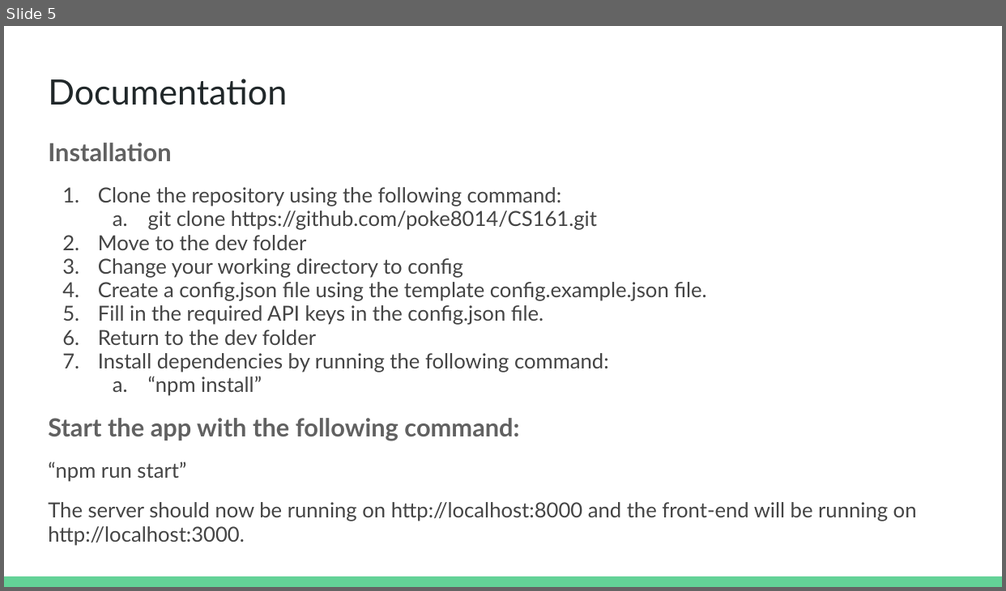
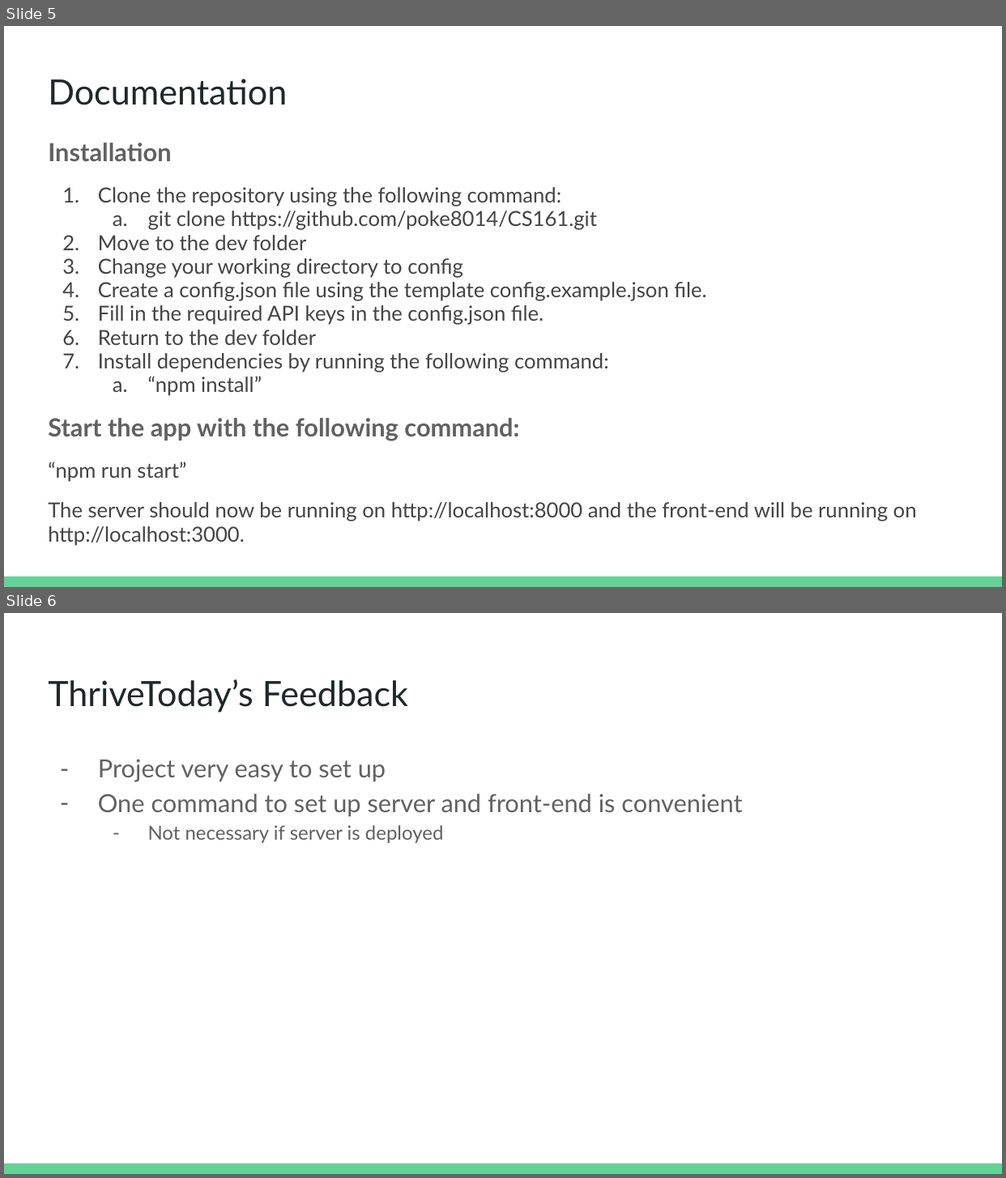
Before and after one commit to poke8014/CS161, a slide deck: weekly_team_presentation/week6.pptx. Shown one above the other, each under a label of ours: slide 5 before the commit, slides 5 and 6 after it. The pictures are 1006x591 and 1006x1178 pixels, drawn with LibreOffice and Linux fonts; fonts in the diff are those of the drawing. Boxes give left, top, right and bottom in pixels: in the first picture for what was removed or moved away, otherwise in the second. Text is boxed around its words. In the diff, an @@ line names an element or a change of style, - is before the commit and + after.

Commit message:
added feedback

```diff
--- a/weekly_team_presentation/week6.pptx
+++ b/weekly_team_presentation/week6.pptx
@@ slide 6 added at [4,613,1002,1174], background #FFFFFF; not listed: 1 template element that a slide beside it also shows @@
@@ title added at [48,679,408,713], 25.2 pt, text #202729 @@
+ThriveToday’s Feedback
@@ text added at [98,759,742,843], 18 pt, text #616161 @@
+– Project very easy to set up
+– One command to set up server and front-end is convenient
+  – Not necessary if server is deployed
```
Also in this commit, not shown: 1 other slide added.
